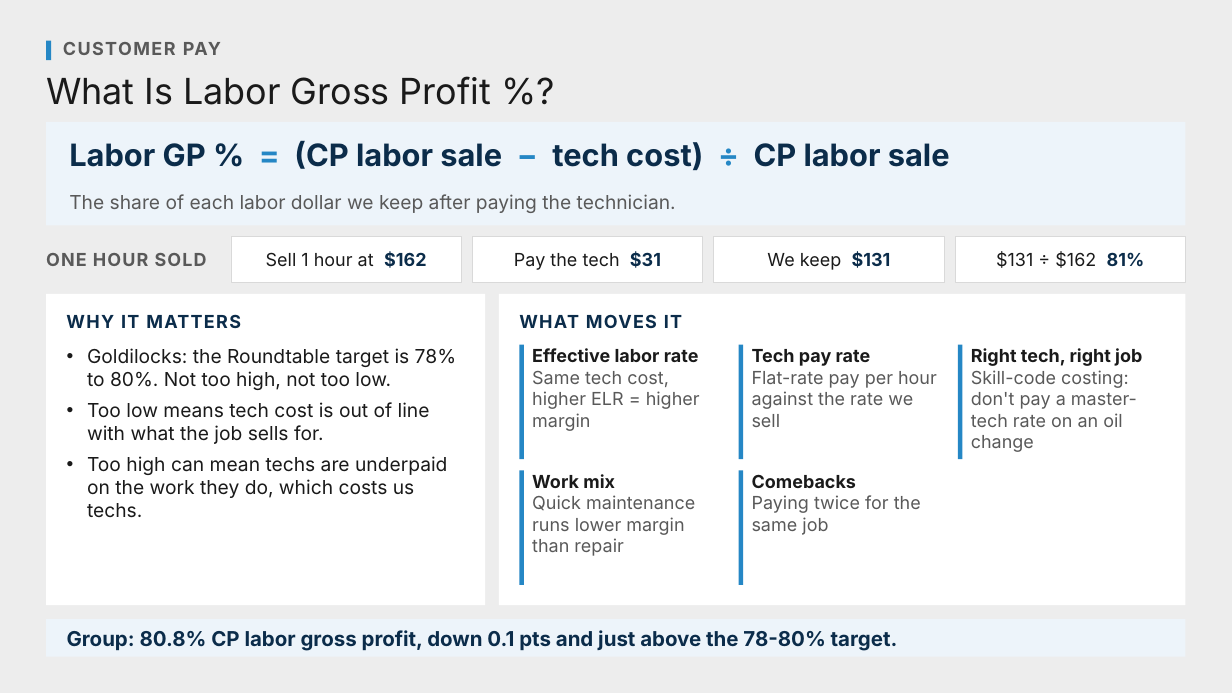
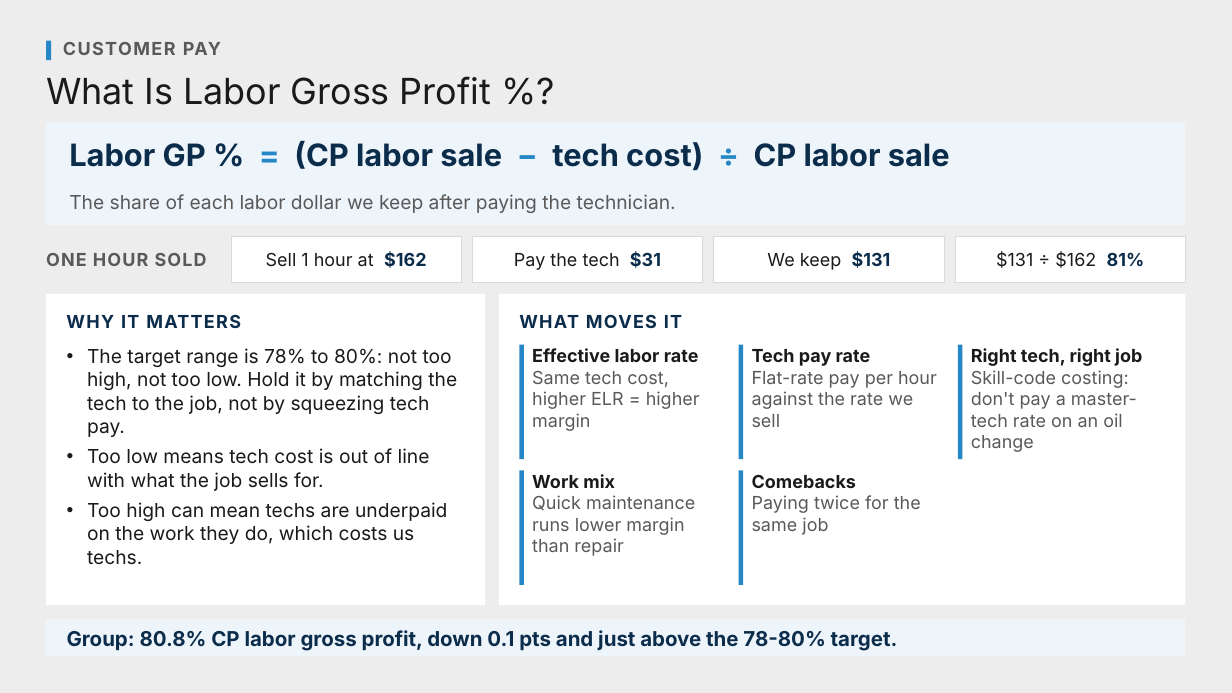
Before and after one commit to Ndresner/Noah, a slide deck: slide 68 of day2-deck/decks/Fixed Ops - Day 2 Example Test Deck.pptx (slide 71 before the commit). Drawn at 1232x693 pixels with LibreOffice and Linux fonts; fonts in the diff are those of the drawing. Boxes give left, top, right and bottom in pixels: in the first picture for what was removed or moved away, otherwise in the second. Text is boxed around its words. In the diff, an @@ line names an element or a change of style, - is before the commit and + after.

```diff
--- a/day2-deck/decks/Fixed Ops - Day 2 Example Test Deck.pptx
+++ b/day2-deck/decks/Fixed Ops - Day 2 Example Test Deck.pptx
@@ text at (87, 348, 457, 437): text changed @@
-• Goldilocks: the Roundtable target is 78% to 80%. Not too high, not too low.
+• The target range is 78% to 80%: not too high, not too low. Hold it by matching the tech to the job, not by squeezing tech pay.
```
Also in this commit, not shown: 7 other slides changed, 1 slide added, 3 slides removed, 10 other files.
